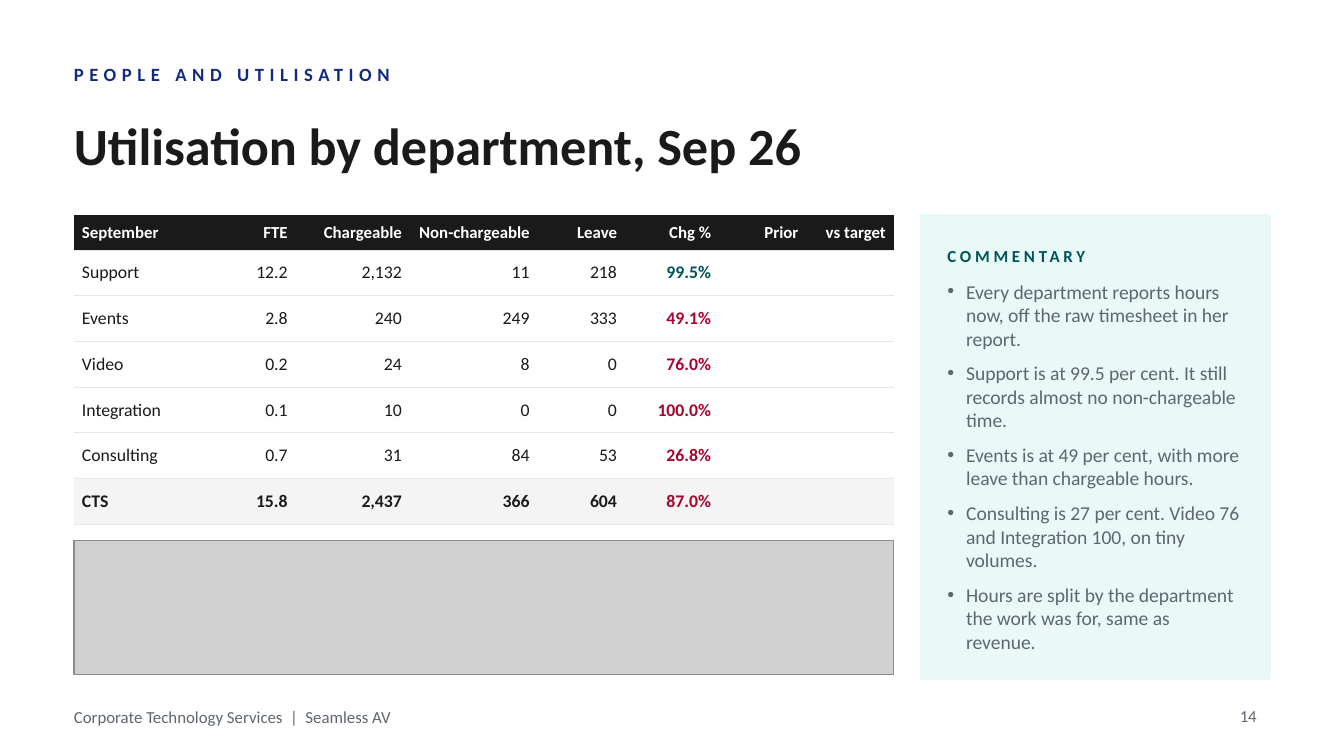
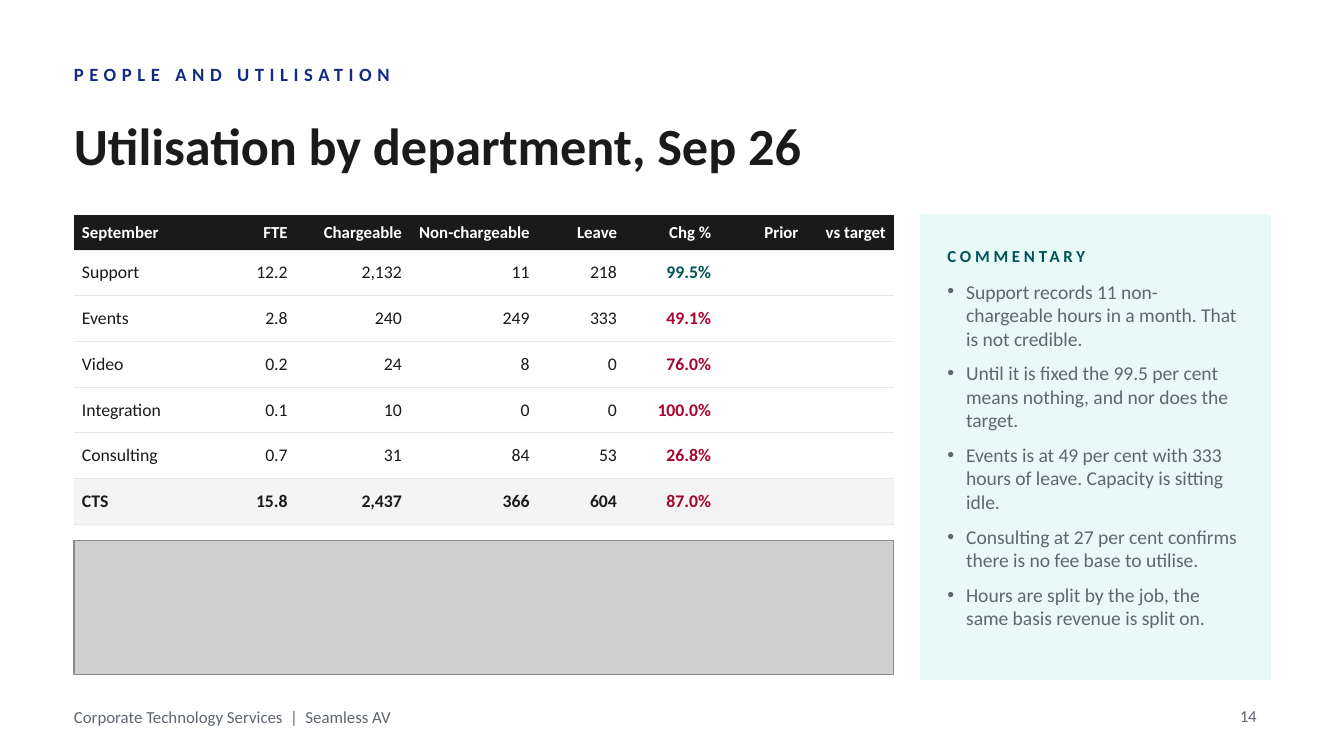
Before and after one commit to WesleyNelson-O33/Claude, a slide deck: slide 14 of deck/CTS Monthly Business Review - September 2026.pptx. Drawn at 1344x756 pixels with LibreOffice and Linux fonts; fonts in the diff are those of the drawing; grey boxes stand for pictures; background and template pictures are left out. Boxes give left, top, right and bottom in pixels: in the first picture for what was removed or moved away, otherwise in the second. Text is boxed around its words. In the diff, an @@ line names an element or a change of style, - is before the commit and + after.

```diff
--- a/deck/CTS Monthly Business Review - September 2026.pptx
+++ b/deck/CTS Monthly Business Review - September 2026.pptx
@@ text at (966,285,1237,628): text changed @@
-• Every department reports hours now, off the raw timesheet in her report.
-• Support is at 99.5 per cent. It still records almost no non-chargeable time.
-• Events is at 49 per cent, with more leave than chargeable hours.
-• Consulting is 27 per cent. Video 76 and Integration 100, on tiny volumes.
-• Hours are split by the department the work was for, same as revenue.
+• Support records 11 non-chargeable hours in a month. That is not credible.
+• Until it is fixed the 99.5 per cent means nothing, and nor does the target.
+• Events is at 49 per cent with 333 hours of leave. Capacity is sitting idle.
+• Consulting at 27 per cent confirms there is no fee base to utilise.
+• Hours are split by the job, the same basis revenue is split on.
```
Also in this commit, not shown: 10 other slides changed, 3 other files.
